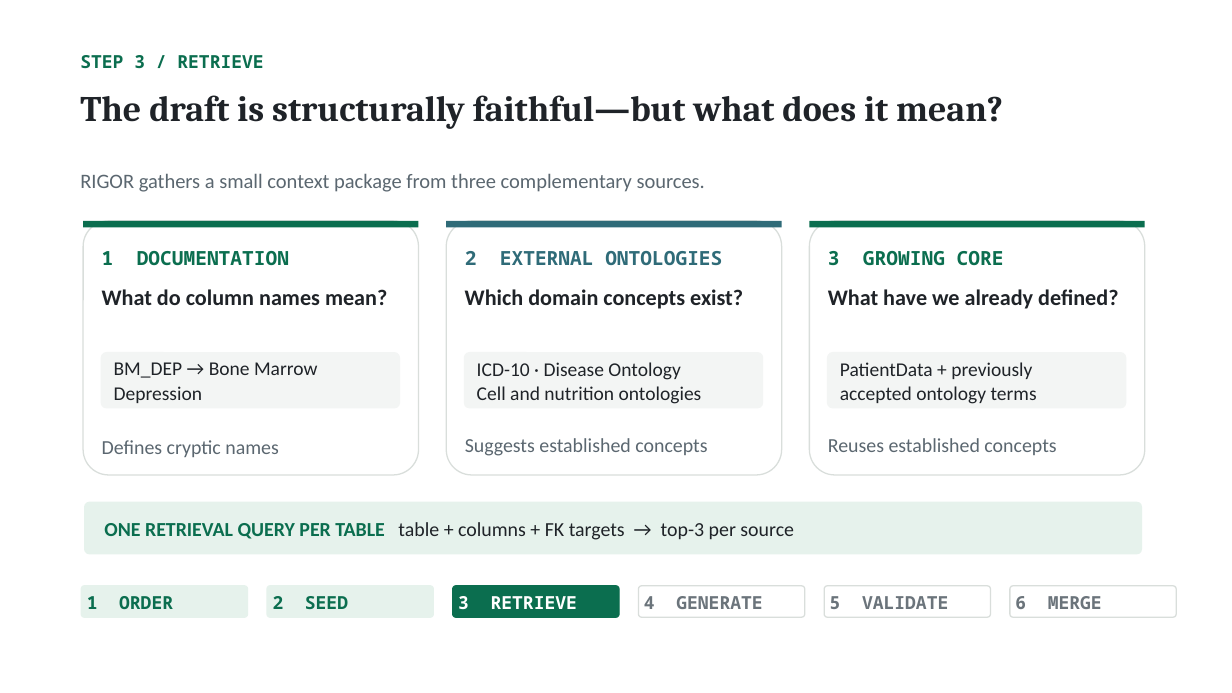
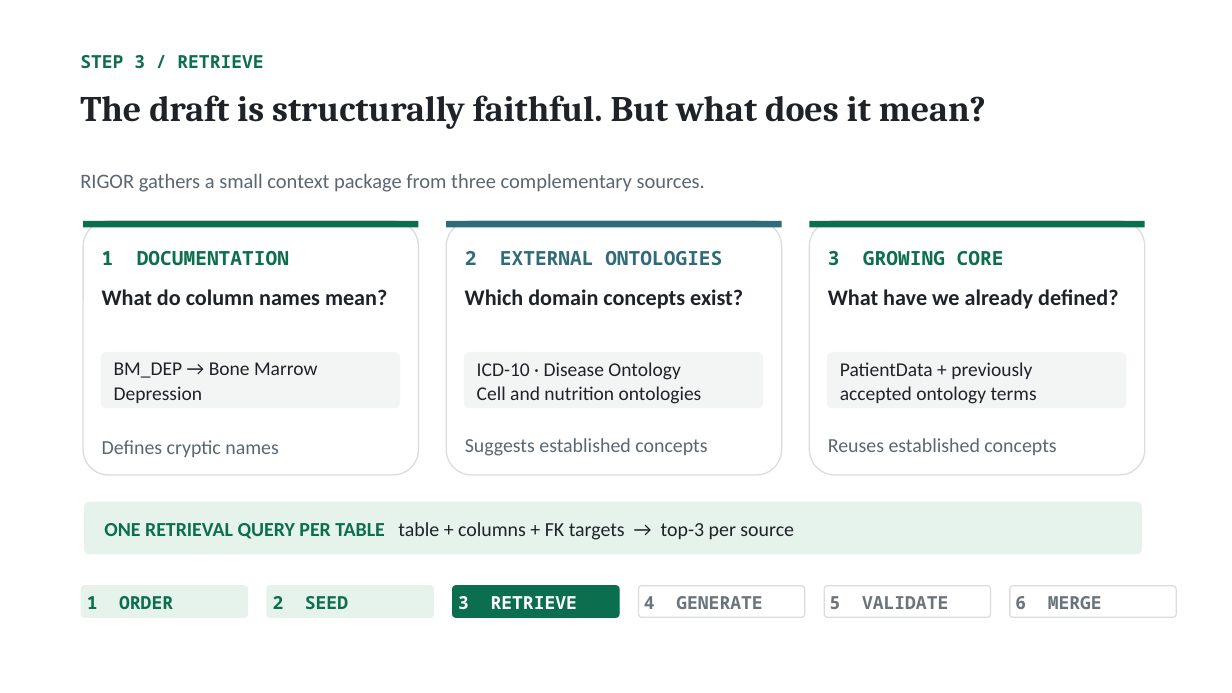
Before and after one commit to NadeenAhmad/rigor_private, a slide deck: slide 8 of presentation/RIGOR_ISWC2026.pptx. Drawn at 1232x693 pixels with LibreOffice and Linux fonts; fonts in the diff are those of the drawing. Boxes give left, top, right and bottom in pixels: in the first picture for what was removed or moved away, otherwise in the second. Text is boxed around its words. In the diff, an @@ line names an element or a change of style, - is before the commit and + after.

```diff
--- a/presentation/RIGOR_ISWC2026.pptx
+++ b/presentation/RIGOR_ISWC2026.pptx
@@ text at [80, 95, 986, 129]: text changed @@
-The draft is structurally faithful—but what does it mean?
+The draft is structurally faithful. But what does it mean?
```
Also in this commit, not shown: 6 other slides changed, 12 other files.
